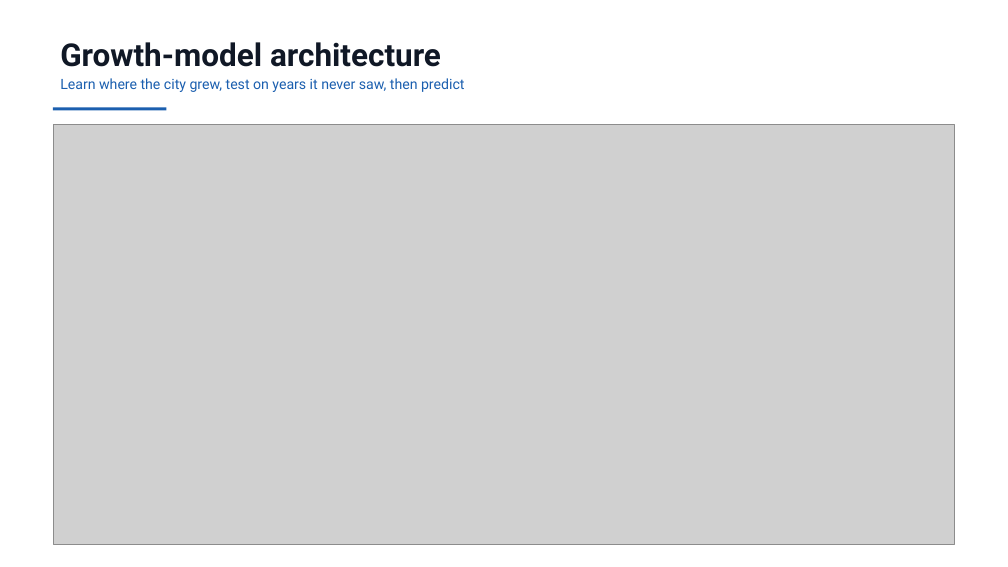
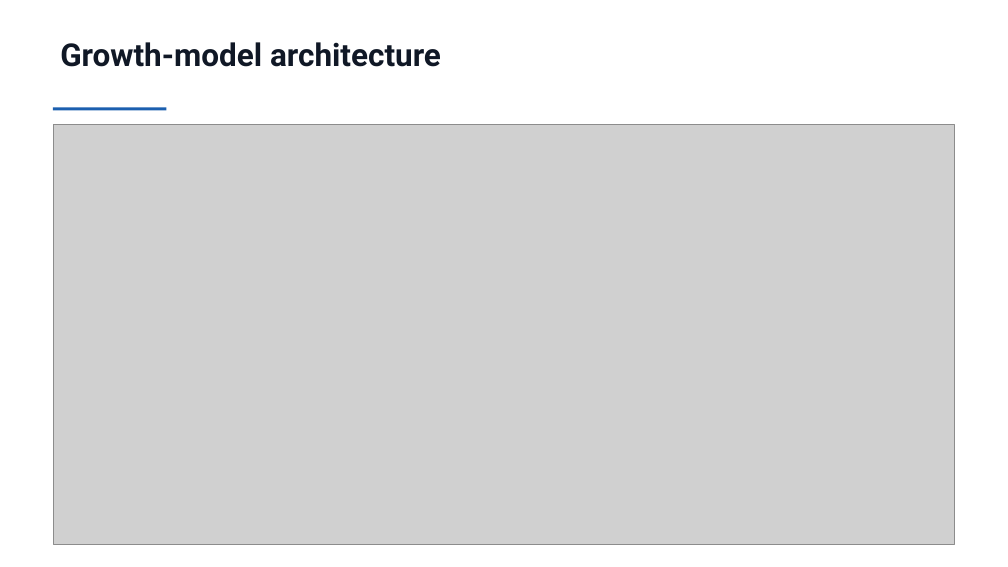
Before and after one commit to Preygle/satellite-ecomony-predection, a slide deck: slide 13 of docs/Review3_Panel_Presentation.pptx. Drawn at 1008x567 pixels with LibreOffice and Linux fonts; fonts in the diff are those of the drawing; grey boxes stand for pictures. Boxes give left, top, right and bottom in pixels: in the first picture for what was removed or moved away, otherwise in the second. Text is boxed around its words. In the diff, an @@ line names an element or a change of style, - is before the commit and + after.

```diff
--- a/docs/Review3_Panel_Presentation.pptx
+++ b/docs/Review3_Panel_Presentation.pptx
@@ text at <box>60,78,464,92</box>: paragraph removed @@
-Learn where the city grew, test on years it never saw, then predict
```
Also in this commit, not shown: 10 other slides changed, 3 slides added, 3 slides removed.
